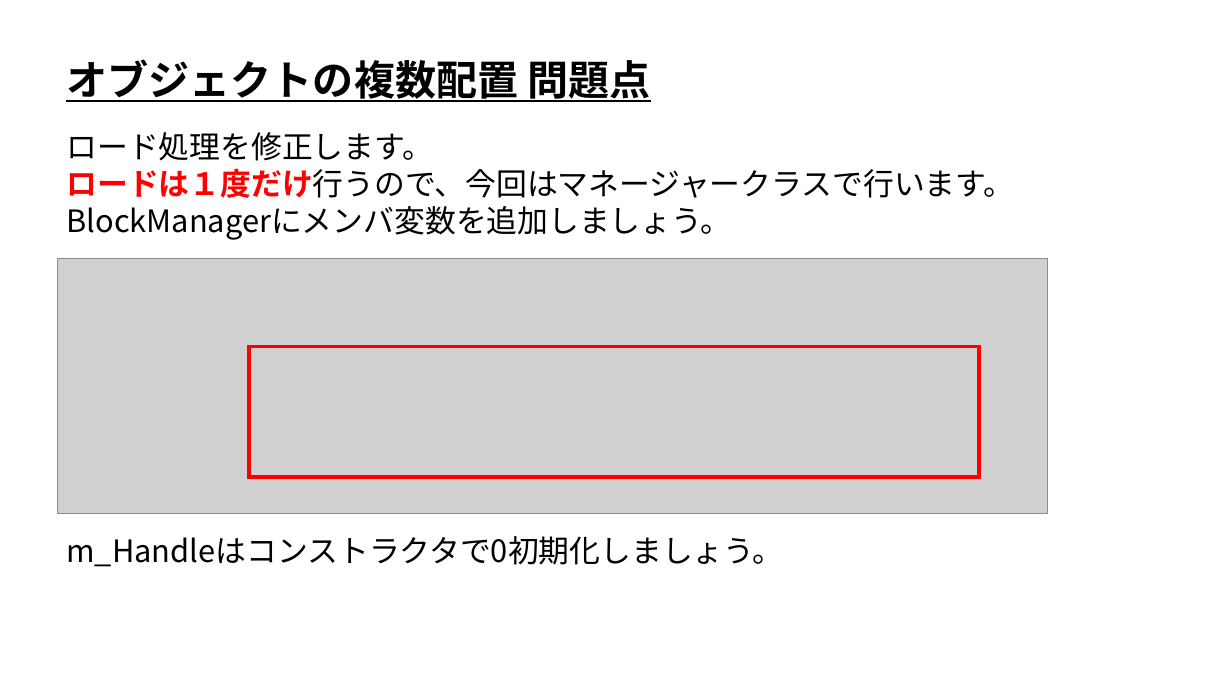
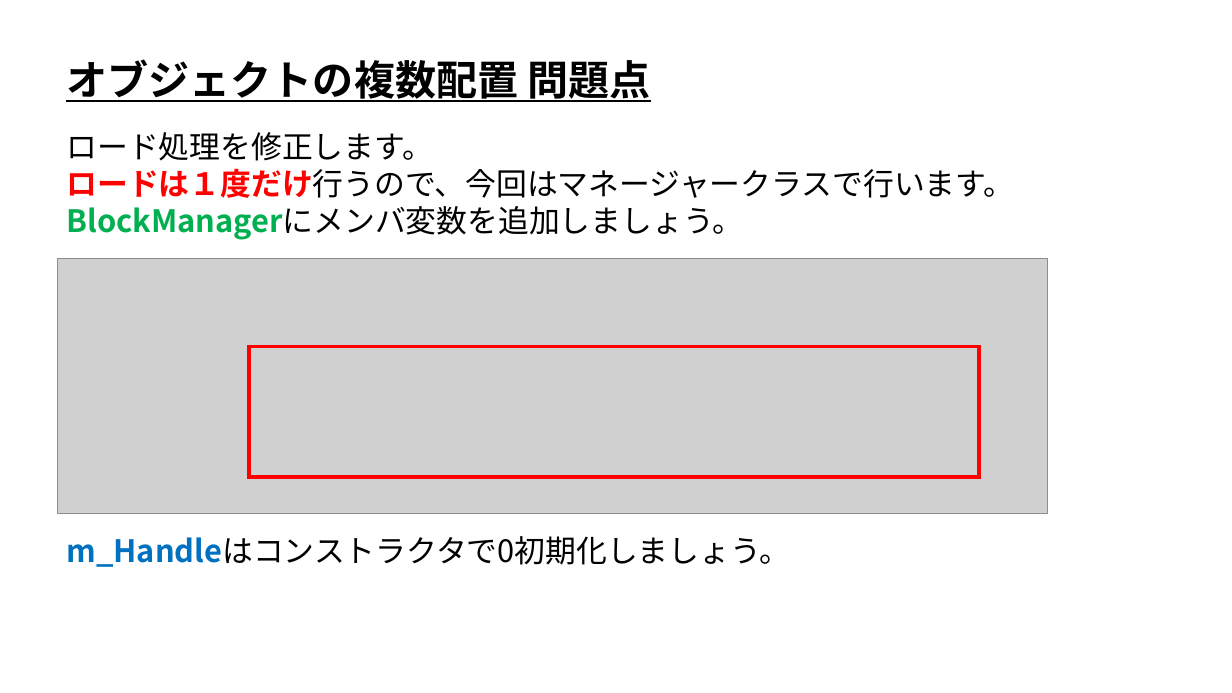
Before and after one commit to ArakiYusuke-Ohara/Textbook, a slide deck: slide 20 of ゲーム科2年/00_前期/ゲーム開発Ⅰ/05_オブジェクトの複数配置.pptx (slide 23 before the commit). Drawn at 1232x693 pixels with LibreOffice and Linux fonts; fonts in the diff are those of the drawing; grey boxes stand for pictures. Boxes give left, top, right and bottom in pixels: in the first picture for what was removed or moved away, otherwise in the second. Text is boxed around its words. In the diff, an @@ line names an element or a change of style, - is before the commit and + after.

```diff
--- a/ゲーム科2年/00_前期/ゲーム開発Ⅰ/05_オブジェクトの複数配置.pptx
+++ b/ゲーム科2年/00_前期/ゲーム開発Ⅰ/05_オブジェクトの複数配置.pptx
@@ text at bbox=[66, 206, 743, 240]: text colour #000000 to #00B050, bold on in "BlockManagerにメンバ変数を追加しましょう。" @@
@@ text "m_Handleはコンストラクタで0初期化しましょう。" at bbox=[66, 536, 790, 567]: text colour #000000 to #0070C0, bold on in "m_Handleはコンストラクタで0初期化しましょう。" @@
```
Also in this commit, not shown: 11 other slides changed, 3 slides removed, 9 other files.
